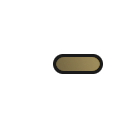
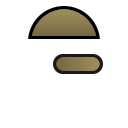
Revision of a layered 128px x 128px image; what changed, layer by layer:
showed "Layer #4" over bbox(28, 6, 100, 39)
